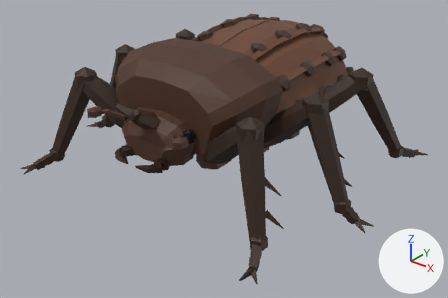
The glTF model Модели/Жуки/giant.glb: old version first, new version second.
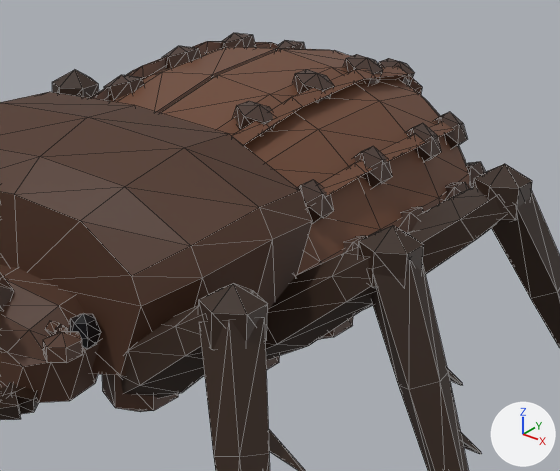
Each version is shown whole from a 50 mm camera at (4.19, -5.08, 3.4) aimed at (0.1, 0.03, 0.23), then close up on the part from 34% to 86% of the width and 0% to 65% of the height. Every picture has the same lights, and +X, +Y and +Z are marked at lower right. The older version's two pictures come first. The close-ups show mesh edges as thin lines. Where no turn or scale is listed for an object, it has been applied to the vertices. Vertices at exactly the same position are counted once.

Names of what the first close-up shows: 'BeetlePlate_00', 'BeetlePlate_01', 'Femur000', 'Femur002', 'Femur004', 'HeadBase001', 'KneeJoint000', 'ThoraxCore', 'Tibia000', 'Tibia002', 'Tibia004', 'giant_knob' and 13 more.
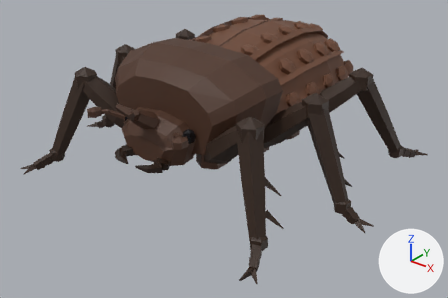
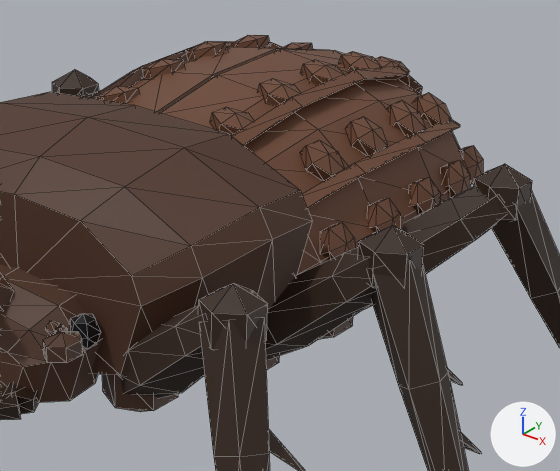
Pixel boxes [x1, y1, x2, y2] of what changed, in the close-ups (560 x 471 px; the box of a moved part takes in the faces that stretch with it):
'giant_knob', reshaped: before [104, 33, 486, 253]; after [82, 35, 483, 260]
part 1 of me_giant_knob, moved or reshaped: before [233, 101, 275, 135]; after [258, 79, 301, 106]
part 2 of me_giant_knob, moved or reshaped: before [104, 75, 144, 100]; after [142, 59, 185, 78]
part 3 of me_giant_knob, rebuilt (7% wider, 30% shorter): before [276, 40, 305, 49]; after [282, 43, 313, 49]
part 4 of me_giant_knob, rebuilt: before [343, 54, 383, 84]; after [339, 51, 382, 71]
part 5 of me_giant_knob, rebuilt: before [221, 33, 256, 49]; after [229, 35, 270, 48]
part 6 of me_giant_knob, rebuilt: before [379, 58, 414, 86]; after [375, 56, 409, 74]
part 7 of me_giant_knob, deleted: before [162, 46, 467, 223]
part 8 of me_giant_knob, built on: before [343, 161, 486, 253]; after [210, 59, 483, 260]
part 9 of me_giant_knob, built on: after [82, 42, 228, 104]

The change, as a diff of the scene's bpy script:
```diff
--- a/Модели/Жуки/giant.glb.py
+++ b/Модели/Жуки/giant.glb.py
@@ me_giant_knob @@
 # used by ob_giant_knob; location = (0.0, 0.0, 0.0)
-me_giant_knob.from_pydata(...)  # 336 vertices, 576 faces; spans x -1.04..1.04, y 0.08..1.7, z 0.79..1.54
-me_giant_knob.materials.append(mat_giant_knob)  # brown #453027
+me_giant_knob.from_pydata(...)  # 420 vertices, 720 faces; spans x -1.0..1.0, y -0.07..1.7, z 0.86..1.54
+# me_giant_knob part 1: the loose piece of 14 vertices spanning x 0.29..0.47, y 0.2..0.4, z 1.36..1.49 is scaled about its middle by (1.08, 1.09, 0.771), then moved by (-0.04, 0.25, 0.05), in mat_giant_elytra (brown #6c4530)
+# me_giant_knob part 2: the loose piece of 14 vertices spanning x -0.47..-0.29, y 0.2..0.4, z 1.36..1.49 is scaled about its middle by (1.08, 1.09, 0.771), then moved by (0.04, 0.25, 0.05), in mat_giant_elytra (brown #6c4530)
+# me_giant_knob part 3: the loose piece of 14 vertices spanning x -0.42..-0.24, y 1.5..1.7, z 1.28..1.41 is rebuilt with 14 vertices and now spans x -0.39..-0.2, y 1.5..1.7, z 1.31..1.41, in mat_giant_elytra (brown #6c4530)
+# me_giant_knob part 4: the loose piece of 14 vertices spanning x 0.29..0.47, y 1.1..1.3, z 1.39..1.52 is rebuilt with 14 vertices and now spans x 0.24..0.43, y 1.15..1.35, z 1.41..1.51, in mat_giant_elytra (brown #6c4530)
+# me_giant_knob part 5: the loose piece of 14 vertices spanning x -0.47..-0.29, y 1.1..1.3, z 1.39..1.52 is rebuilt with 14 vertices and now spans x -0.43..-0.24, y 1.15..1.35, z 1.41..1.51, in mat_giant_elytra (brown #6c4530)
+# me_giant_knob part 6: the loose piece of 14 vertices spanning x 0.24..0.42, y 1.5..1.7, z 1.28..1.41 is rebuilt with 14 vertices and now spans x 0.2..0.39, y 1.5..1.7, z 1.31..1.41, in mat_giant_elytra (brown #6c4530)
+# me_giant_knob part 7: 10 loose pieces with 140 vertices, spanning x -0.89..0.89, y 0.08..1.58, z 1.06..1.54, are deleted
+# me_giant_knob part 8: 1 vertex moved within x 0.89, y 1.15, z 0.98; 55 vertices removed from x 0.76..1.04, y 0.2..1.7, z 0.79..1.0; 167 vertices added at x 0.24..1.0, y -0.07..1.7, z 0.86..1.54
+# me_giant_knob part 9: 1 vertex moved within x -0.89, y 1.15, z 0.98; 55 vertices removed from x -1.04..-0.76, y 0.2..1.7, z 0.79..1.0; 167 vertices added at x -1.0..-0.24, y -0.07..1.7, z 0.86..1.54
+me_giant_knob.materials.append(mat_giant_elytra)  # brown #6c4530
```
